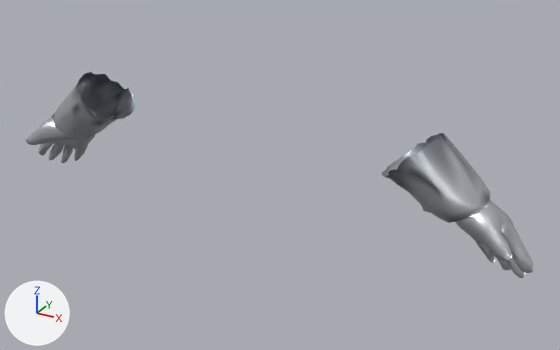
One commit to the glTF model assets_src/armor/aydor_2/heavy_a_hands.glb: the scene before it, then after it.
Both versions are drawn from a 50 mm lens placed at (0.909, -1.385, 1.74), pointed at (0.084, 0.115, 0.99). The lights are fixed; the arrows at lower left show +X, +Y and +Z. The older version comes first. Vertices at exactly the same position are counted once.

Script lines for the objects in view, before the commit:
```python
me_heavy_a_hands = bpy.data.meshes.new('heavy_a_hands')
me_heavy_a_hands.from_pydata(...)  # 701 vertices, 1299 faces; spans x -0.693..0.697, y 0.004..0.173, z 0.869..1.175
me_heavy_a_hands.materials.append(mat_metal)
ob_heavy_a_hands = bpy.data.objects.new('heavy_a_hands', me_heavy_a_hands)
ob_heavy_a_hands.location = (0.0, 0.0, 0.0)
```
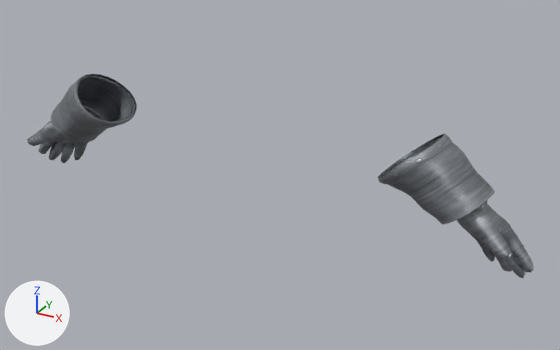
Where the change shows, as pixel boxes (x1, y1, x2, y2) in the pictures (560 x 350 px; the box of a moved part takes in the faces that stretch with it):
```json
{"object": "heavy_a_hands", "change": "reshaped", "before": [26, 72, 535, 278], "after": [27, 74, 534, 278]}
{"part": 1, "of": "me_heavy_a_hands", "change": "rebuilt", "before": [382, 133, 535, 278], "after": [383, 137, 495, 224], "on screen": "27% narrower, 40% shorter"}
{"part": 2, "of": "me_heavy_a_hands", "change": "added", "after": [457, 200, 534, 278]}
{"part": 3, "of": "me_heavy_a_hands", "change": "added", "after": [378, 134, 452, 185]}
{"part": 4, "of": "me_heavy_a_hands", "change": "added", "after": [72, 74, 137, 127]}
{"part": 5, "of": "me_heavy_a_hands", "change": "moved or reshaped", "before": [26, 72, 135, 163], "after": [27, 75, 135, 163]}
```

Edits to the scene script, one JSON object a line:
```json
{"op": "add", "block": "img_trim_c_png", "code": ["img_trim_c_png = load_image('trim_c.png', '../textures/trim_c.png', 128, 64, 'sRGB')"]}
{"op": "add", "block": "img_trim_orm_png", "code": ["img_trim_orm_png = load_image('trim_orm.png', '../textures/trim_orm.png', 128, 64, 'Non-Color')"]}
{"op": "add", "block": "img_trim_n_png", "code": ["img_trim_n_png = load_image('trim_n.png', '../textures/trim_n.png', 128, 64, 'Non-Color')"]}
{"op": "add", "block": "img_steel_orm_png", "code": ["img_steel_orm_png = load_image('steel_orm.png', '../textures/steel_orm.png', 256, 256, 'Non-Color')"]}
{"op": "add", "block": "img_steel_c_png", "code": ["img_steel_c_png = load_image('steel_c.png', '../textures/steel_c.png', 256, 256, 'sRGB')"]}
{"op": "add", "block": "img_steel_n_png", "code": ["img_steel_n_png = load_image('steel_n.png', '../textures/steel_n.png', 256, 256, 'Non-Color')"]}
{"op": "add", "block": "mat_trim", "code": ["mat_trim = bpy.data.materials.new('trim')", "# uses the picture img_trim_c_png", "# uses the picture img_trim_n_png", "# uses the picture img_trim_orm_png"]}
{"op": "add", "block": "mat_steel", "code": ["mat_steel = bpy.data.materials.new('steel')", "# uses the picture img_steel_c_png", "# uses the picture img_steel_n_png", "# uses the picture img_steel_orm_png"]}
{"block": "me_heavy_a_hands", "where": "# used by ob_heavy_a_hands; location = (0.0, 0.0, 0.0)"}
{"op": "remove", "block": "me_heavy_a_hands", "code": "me_heavy_a_hands.from_pydata(...)  # 701 vertices, 1299 faces; spans x -0.693..0.697, y 0.004..0.173, z 0.869..1.175"}
{"op": "remove", "block": "me_heavy_a_hands", "code": "me_heavy_a_hands.materials.append(mat_metal)"}
{"op": "add", "block": "me_heavy_a_hands", "code": "me_heavy_a_hands.from_pydata(...)  # 1467 vertices, 2672 faces; spans x -0.694..0.695, y -0.007..0.178, z 0.87..1.171"}
{"block": "me_heavy_a_hands", "change": "me_heavy_a_hands part 1: the loose piece of 357 vertices spanning x 0.358..0.697, y 0.005..0.173, z 0.876..1.174 is rebuilt with 288 vertices and now spans x 0.36..0.595, y -0.001..0.172, z 0.977..1.167, in mat_steel"}
{"block": "me_heavy_a_hands", "change": "me_heavy_a_hands part 2: a new loose piece of 335 vertices spanning x 0.486..0.695, y 0.016..0.163, z 0.874..1.068, in mat_steel"}
{"block": "me_heavy_a_hands", "change": "me_heavy_a_hands part 3: a new loose piece of 120 vertices spanning x 0.354..0.497, y -0.006..0.178, z 1.052..1.171, in mat_trim"}
{"block": "me_heavy_a_hands", "change": "me_heavy_a_hands part 4: a new loose piece of 120 vertices spanning x -0.493..-0.354, y -0.007..0.177, z 1.05..1.168, in mat_trim"}
{"block": "me_heavy_a_hands", "change": "me_heavy_a_hands part 5: 342 vertices removed from x -0.693..-0.357, y 0.004..0.171, z 0.869..1.175; 602 vertices added at x -0.694..-0.36, y -0.001..0.172, z 0.87..1.164"}
{"op": "add", "block": "me_heavy_a_hands", "code": "me_heavy_a_hands.materials.append(mat_steel)"}
{"op": "add", "block": "me_heavy_a_hands", "code": "me_heavy_a_hands.materials.append(mat_trim)"}
```
